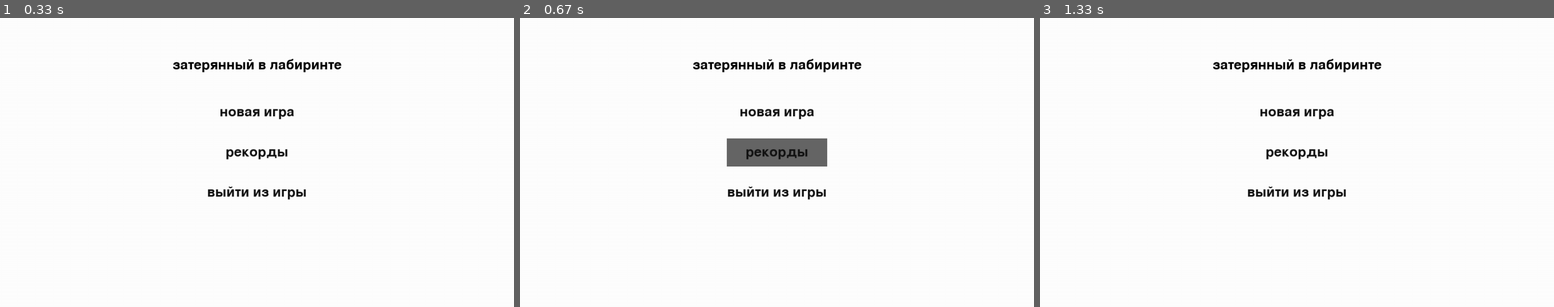
Above: before the commit, frames 1-3 (left to right).
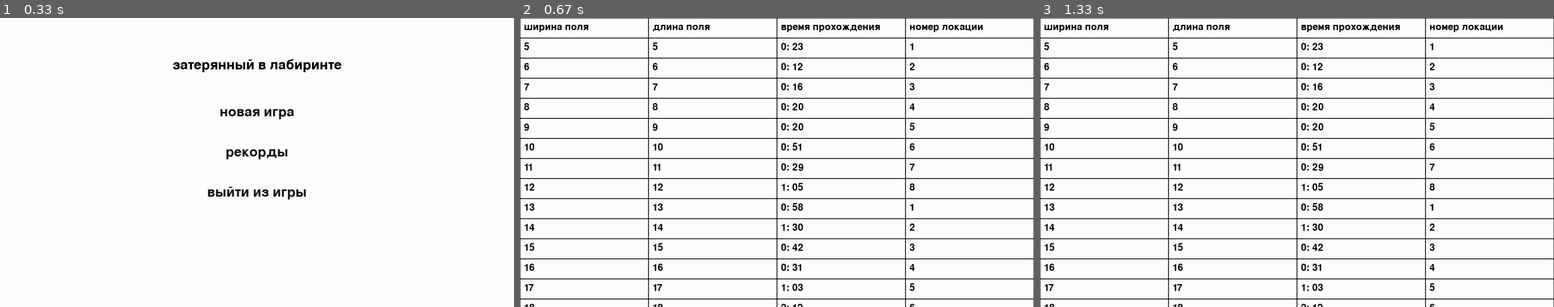
Above: after the commit, the same moments.

Repository: NikitaProgrammist/game_on_pygame
Game: pygame game, started from main.py
Two runs of this game, one before a commit and one after it. Both use one fixed random seed, a clock stepped at 60 frames per second and the inputs below.
Inputs (mouse positions are in pixels of both pictures, inside the frame that each line leads up to):
- Up to frame 1 (0.33 s): no input
- Up to frame 2 (0.67 s): click (777, 150) at 0.38 s
- Up to frame 3 (1.33 s): click (1461, 153) at 0.72 s

Frame 1 is identical in both runs. In frame 2, 12% of the frame differs, in the area x 0-100%, y 0-100%; in frame 3, 11%.

Commit message:
add record table in game

Diff:
--- a/menu.py
+++ b/menu.py
@@ -4,7 +4,40 @@
 
 
 def table(sc):
-    pass
+    font = pygame.font.Font(None, 36)
+    cell_width = sc.get_size()[0] // 4
+    cell_height = 50
+    count = sc.get_size()[1] // cell_height
+    start = 0
+    stop = count
+    con = sqlite3.connect('records.sqlite')
+    cur = con.cursor()
+    result = cur.execute("SELECT width, height, minutes, seconds, location from record").fetchall()
+    result = sorted(result, key=lambda x: x[0] + x[1])
+    result = list(map(lambda x: [str(x[0]), str(x[1]), f'{x[2]}: {x[3]:02}', str(x[4])], result))
+    result.insert(0, ['ширина поля', 'длина поля', 'время прохождения', 'номер локации'])
+    table_data = result[start:stop + 1]
+    while True:
+        sc.fill((255, 255, 255))
+        for event in pygame.event.get():
+            if event.type == pygame.QUIT:
+                return
+            if event.type == pygame.KEYDOWN and event.key == pygame.K_ESCAPE:
+                return
+            elif event.type == pygame.MOUSEBUTTONDOWN:
+                if event.button == 4:
+                    start = max(0, start - 1)
+                    stop = start + count
+                elif event.button == 5:
+                    stop = min(len(result), stop + 1)
+                    start = stop - count
+                table_data = result[start:stop + 1]
+        for row in range(len(table_data)):
+            for column in range(len(table_data[row])):
+                pygame.draw.rect(sc, (0, 0, 0), [column * cell_width, row * cell_height, cell_width, cell_height], 1)
+                cell_text = font.render(table_data[row][column], True, (0, 0, 0))
+                sc.blit(cell_text, (column * cell_width + 10, row * cell_height + 10))
+        pygame.display.flip()
 
 
 def start_game(sc):
@@ -164,7 +197,7 @@
     if not result:
         cur.execute(f"""INSERT INTO record (width, height, minutes, seconds, location) VALUES
             ({a}, {b}, {minutes}, {seconds}, {tex})""")
-    elif result and (int(result[-3]) > minutes or (int(result[-3]) == minutes and int(result[-2]) > seconds)):
+    elif result and (result[-3] > minutes or (result[-3] == minutes and result[-2] > seconds)):
         cur.execute(f"""REPLACE INTO record (id, width, height, minutes, seconds, location) VALUES
             ({result[0]}, {a}, {b}, {minutes}, {seconds}, {tex})""")
     con.commit()
@@ -173,7 +206,7 @@
     text_surface = font.render('Поздравляю!', True, (255, 255, 255))
     text_rect = text_surface.get_rect()
     text_rect.topleft = (sc.get_size()[0] // 2 - text_rect.width // 2, sc.get_size()[1] // 2 - text_rect.height // 2 - 200)
-    text_surface_1 = font.render(f'Вы прошли лабиринт {a} на {b} за {minutes}: {seconds}', True, (255, 255, 255))
+    text_surface_1 = font.render(f'Вы прошли лабиринт {a} на {b} за {minutes}: {seconds:02}', True, (255, 255, 255))
     text_rect_1 = text_surface.get_rect()
     text_rect_1.topleft = (sc.get_size()[0] // 2 - text_rect.width // 2 - 250, sc.get_size()[1] // 2 - text_rect.height // 2)
     while True:
Binary file changed: records.sqlite
